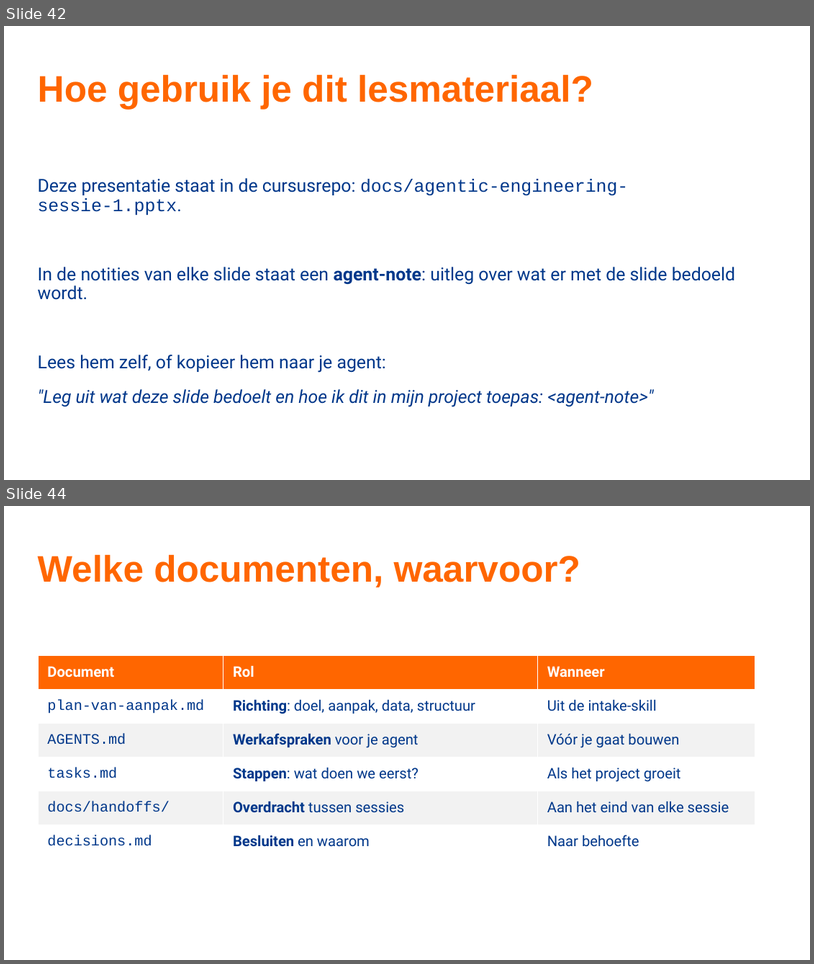
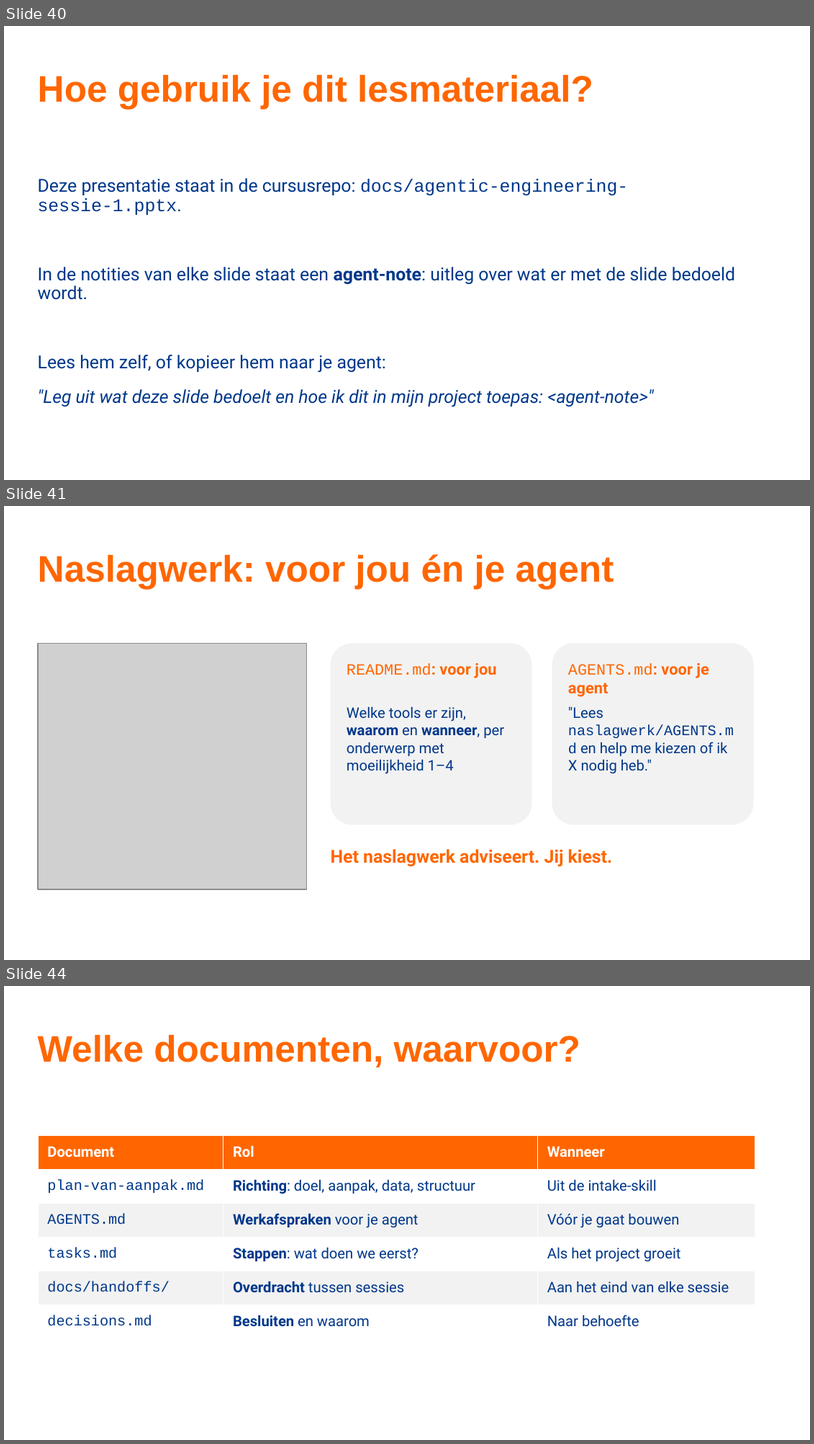
Before and after one commit to TeamNLSportScienceCentre/teamnl-agentic-engineering, a slide deck: docs/agentic-engineering-sessie-1.pptx. Shown one above the other, each under a label of ours: slides 42 and 44 before the commit, slides 40, 41 and 44 after it; the slides between them are not shown. The pictures are 814x964 and 814x1444 pixels, drawn with LibreOffice and Linux fonts; fonts in the diff are those of the drawing; grey boxes stand for pictures; background and template pictures are left out. Boxes give left, top, right and bottom in pixels: in the first picture for what was removed or moved away, otherwise in the second. Text is boxed around its words. In the diff, an @@ line names an element or a change of style, - is before the commit and + after.

```diff
--- a/docs/agentic-engineering-sessie-1.pptx
+++ b/docs/agentic-engineering-sessie-1.pptx
@@ slide 41 added at [4, 506, 810, 960], background #FFFFFF @@
@@ title added at [38, 554, 615, 589], 33 pt, text #FF6600, bold @@
+Naslagwerk: voor jou én je agent
@@ picture added at [38, 643, 307, 889] @@
@@ rounded rectangle added at [331, 643, 532, 824], fill #F2F2F2 @@
@@ rounded rectangle added at [553, 643, 754, 824], fill #F2F2F2 @@
@@ text added at [347, 663, 496, 678], 14 pt, text #FF6600 @@
+README.md: voor jou
@@ text added at [568, 663, 709, 697], 14 pt, text #FF6600, bold @@
+AGENTS.md: voor je agent
@@ text added at [347, 706, 504, 774], 13 pt, text #00378A @@
+Welke tools er zijn, waarom en wanneer, per onderwerp met moeilijkheid 1–4
@@ text added at [568, 706, 734, 774], 13 pt, text #00378A @@
+"Lees naslagwerk/AGENTS.md en help me kiezen of ik X nodig heb."
@@ text added at [331, 849, 613, 867], 16 pt, text #FF6600, bold @@
+Het naslagwerk adviseert. Jij kiest.
@@ what was slide 42 is now slide 40 @@
```
Also in this commit, not shown: 22 slides changed, 1 other slide added, 3 slides removed.
